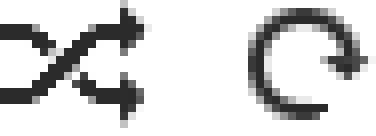
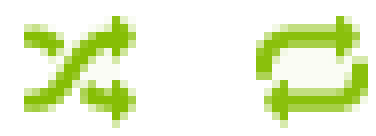
The second 376px x 136px image is a revision of the first. Changes to its layers:
removed layer "Repeat" over [248, 8, 376, 120]
removed layer "Top" over [0, 0, 152, 104]
removed layer "Bottom erased" over [0, 24, 144, 128]
added layer "Shuffle" above "Layer 5" over [24, 16, 368, 128]
